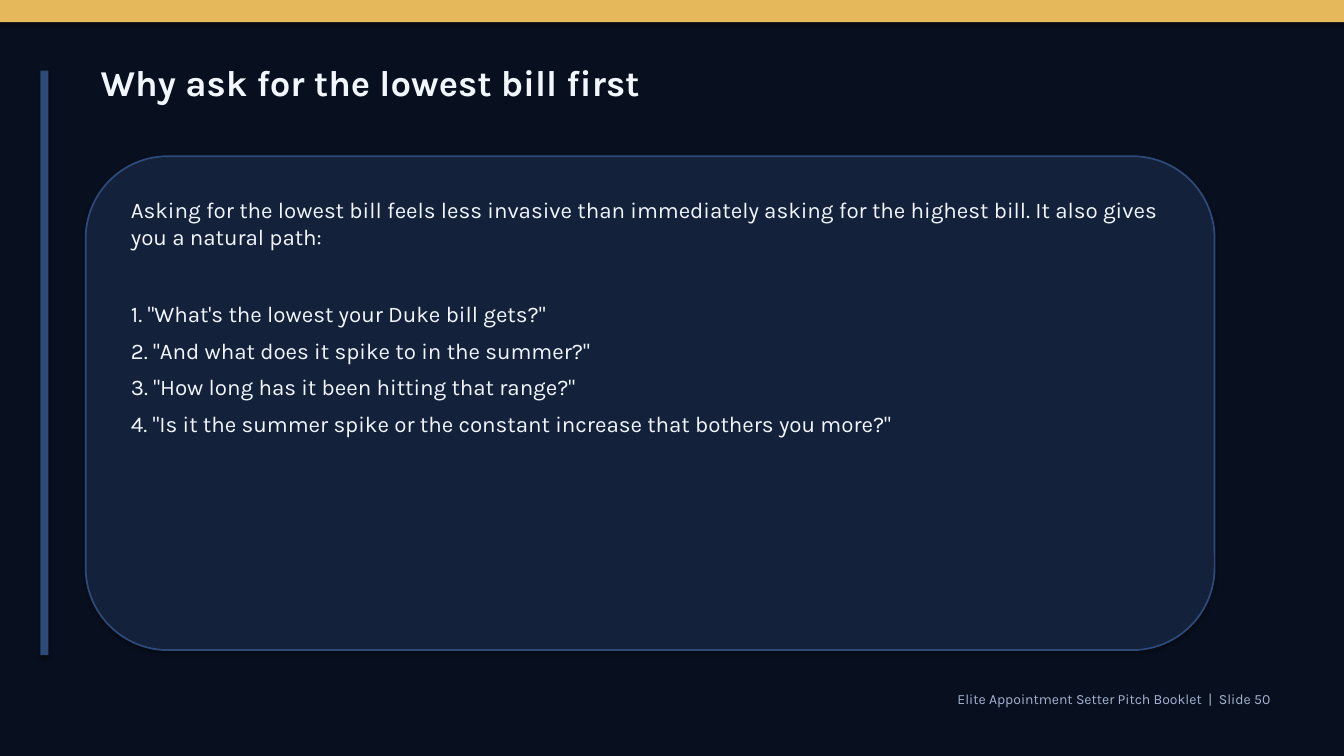
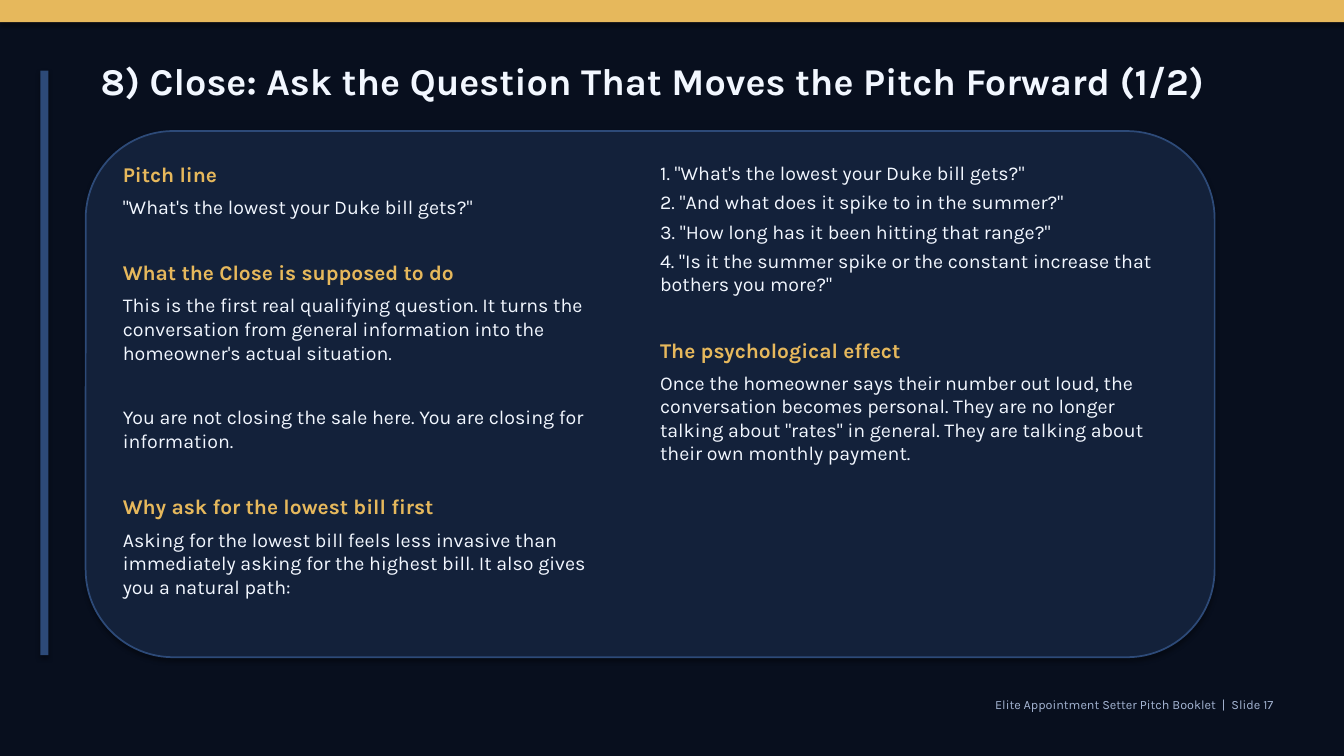
Before and after one commit to rvargas112902-ship-it/Solar-project, a slide deck: slide 17 of deliverables/APPOINTMENT_SETTER_HANDBOOK_ELITE_DECK.pptx (slide 50 before the commit). Drawn at 1344x756 pixels with LibreOffice and Linux fonts; fonts in the diff are those of the drawing. Boxes give left, top, right and bottom in pixels: in the first picture for what was removed or moved away, otherwise in the second. Text is boxed around its words. In the diff, an @@ line names an element or a change of style, - is before the commit and + after.

```diff
--- a/deliverables/APPOINTMENT_SETTER_HANDBOOK_ELITE_DECK.pptx
+++ b/deliverables/APPOINTMENT_SETTER_HANDBOOK_ELITE_DECK.pptx
@@ text at (x1=101, y1=66, x2=1204, y2=102): text changed; size 26 to 27 pt @@
-Why ask for the lowest bill first
+8) Close: Ask the Question That Moves the Pitch Forward (1/2)
@@ rounded rectangle resized from (x1=86, y1=156, x2=1215, y2=650) to (x1=86, y1=131, x2=1215, y2=657) @@
@@ text "Pitch line" moved from (x1=131, y1=202, x2=1157, y2=438) to (x1=123, y1=167, x2=585, y2=599) @@
@@ text at (x1=123, y1=167, x2=584, y2=520): paragraphs added @@
+Pitch line
+"What's the lowest your Duke bill gets?"
+What the Close is supposed to do
+This is the first real qualifying question. It turns the conversation from general information into the homeowner's actual situation.
+You are not closing the sale here. You are closing for information.
+Why ask for the lowest bill first
@@ text added at (x1=660, y1=166, x2=1151, y2=465), 14 pt, text #F2F7FF @@
+1. "What's the lowest your Duke bill gets?"
+2. "And what does it spike to in the summer?"
+3. "How long has it been hitting that range?"
+4. "Is it the summer spike or the constant increase that bothers you more?"
+The psychological effect
+Once the homeowner says their number out loud, the conversation becomes personal. They are no longer talking about "rates" in general. They are talking about their own monthly payment.
@@ text at (x1=131, y1=306, x2=891, y2=438): paragraphs removed @@
-1. "What's the lowest your Duke bill gets?"
-2. "And what does it spike to in the summer?"
-3. "How long has it been hitting that range?"
-4. "Is it the summer spike or the constant increase that bothers you more?"
@@ text at (x1=123, y1=533, x2=585, y2=599): size 16 to 14 pt in "Asking for the lowest bill feels less ..."; less space between paragraphs @@
@@ text at (x1=995, y1=700, x2=1273, y2=712): text changed; size 10 to 9 pt @@
-Elite Appointment Setter Pitch Booklet | Slide 50
+Elite Appointment Setter Pitch Booklet | Slide 17
```
Also in this commit, not shown: 78 other slides changed, 58 slides removed.
